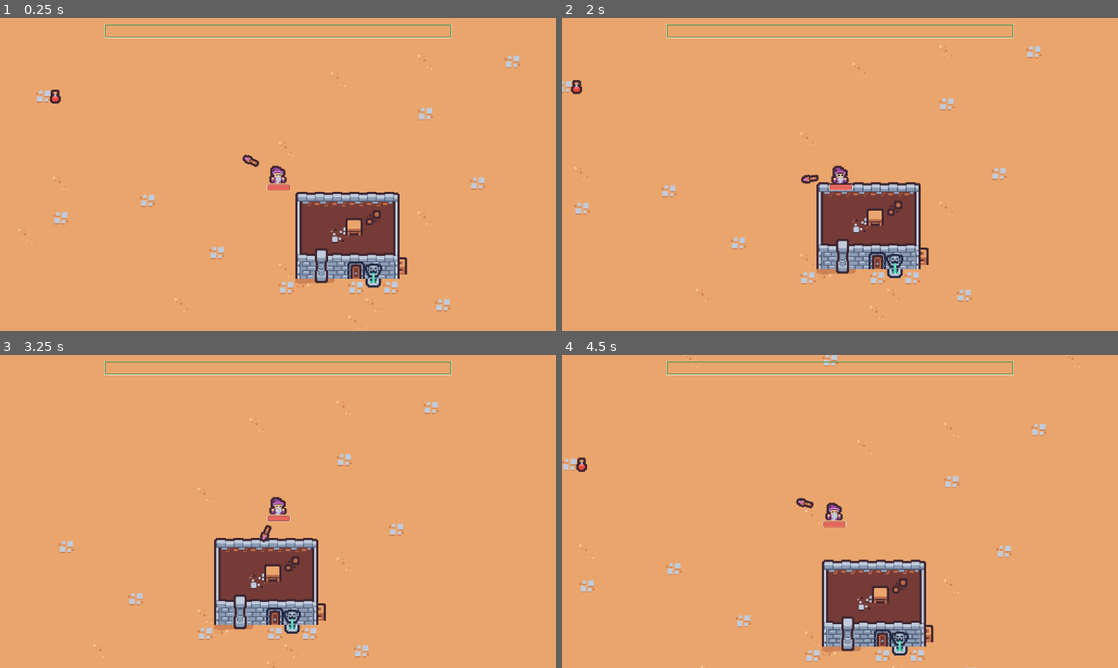
Above: before the commit, frames 1-4 (two rows, left to right).
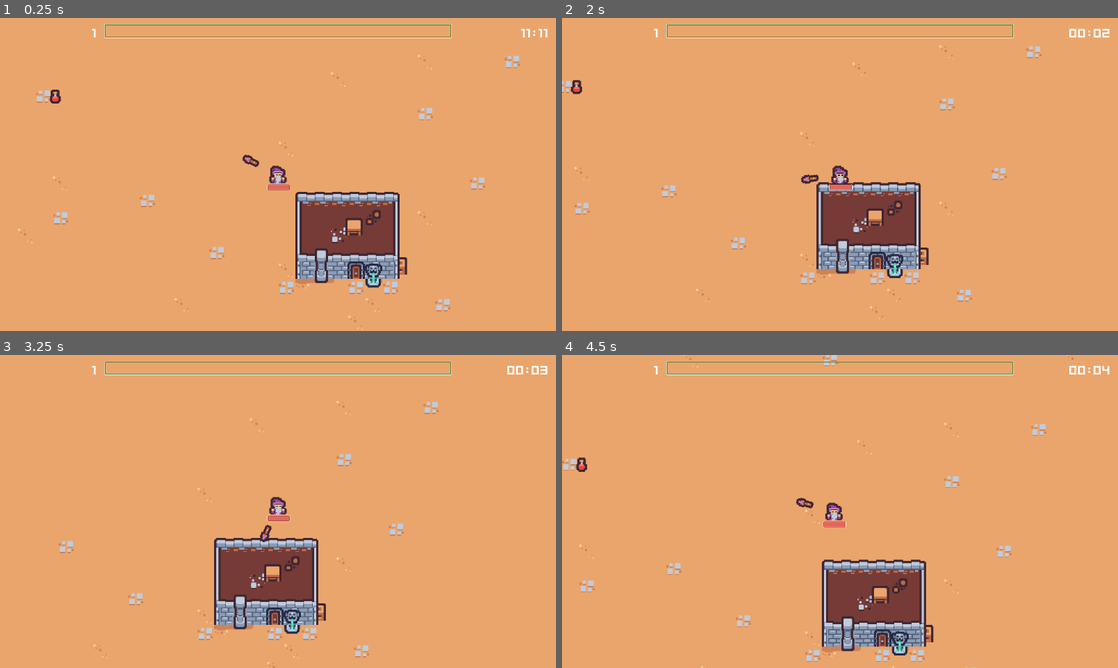
Above: after the commit, the same moments.

Repository: ldrizze/xmgeh
Game: Godot game, scene res://scenes/main.tscn
The game is run twice, just before and just after one commit, with the same random seed, the same clock (stepped at 60 frames per second) and the same inputs.
Inputs (mouse positions are in pixels of both pictures, inside the frame that each line leads up to):
- Up to frame 1 (0.25 s): no input
- Up to frame 2 (2 s): tap Enter at 0.5 s; move the mouse to (962, 158) at 0.52 s; hold D (move_right) 0.53-1.28 s; move the mouse to (728, 190) at 1.27 s; hold S (move_down) from 1.28 s (still down)
- Up to frame 3 (3.25 s): move the mouse to (333, 442) at 2.02 s; release S (move_down) at 2.03 s; hold D (move_right) 2.03-2.78 s; move the mouse to (250, 574) at 2.77 s; hold W (move_up) from 2.78 s (still down)
- Up to frame 4 (4.5 s): move the mouse to (1006, 558) at 3.52 s; release W (move_up) at 3.53 s; hold A (move_left) from 3.53 s (still down); move the mouse to (673, 464) at 4.27 s

The runs differ from the first frame. In frame 1, less than 0.1% of the frame differs, in the area x 16-99%, y 3-7%; in frame 2, 0.1%; in frame 3, 0.1%; in frame 4, 0.1%.

Commit message:
timer UI

Diff:
--- /dev/null
+++ b/UI/HUD.tscn
@@ -0,0 +1,85 @@
+[gd_scene load_steps=9 format=3 uid="uid://dgs1vt4hovtgh"]
+
+[ext_resource type="Theme" uid="uid://doq68ktd7o5fw" path="res://UI/game_theme.tres" id="1_1hx5v"]
+[ext_resource type="Script" path="res://UI/hud.gd" id="1_53x0p"]
+[ext_resource type="Texture2D" uid="uid://b82e0jqq4h8wb" path="res://sprites/xp-bar-over.png" id="1_wvxue"]
+[ext_resource type="Texture2D" uid="uid://dd1i8qp3jt3gj" path="res://sprites/xp-bar-in.png" id="2_y8wki"]
+
+[sub_resource type="LabelSettings" id="LabelSettings_qbugn"]
+font_size = 32
+
+[sub_resource type="LabelSettings" id="LabelSettings_iqh6v"]
+font_size = 32
+
+[sub_resource type="LabelSettings" id="LabelSettings_wec4d"]
+font_size = 32
+
+[sub_resource type="LabelSettings" id="LabelSettings_18ynr"]
+font_size = 32
+
+[node name="Hud" type="Control"]
+layout_mode = 3
+anchors_preset = 15
+anchor_right = 1.0
+anchor_bottom = 1.0
+grow_horizontal = 2
+grow_vertical = 2
+theme = ExtResource("1_1hx5v")
+script = ExtResource("1_53x0p")
+metadata/_edit_horizontal_guides_ = [13.0]
+
+[node name="XP" type="TextureProgressBar" parent="."]
+layout_mode = 1
+anchors_preset = 5
+anchor_left = 0.5
+anchor_right = 0.5
+offset_left = -400.0
+offset_top = 14.0
+offset_right = 400.0
+offset_bottom = 54.0
+grow_horizontal = 2
+texture_over = ExtResource("1_wvxue")
+texture_progress = ExtResource("2_y8wki")
+
+[node name="Time" type="HBoxContainer" parent="."]
+layout_mode = 1
+anchors_preset = 1
+anchor_left = 1.0
+anchor_right = 1.0
+offset_left = -80.0
+offset_top = 13.0
+offset_right = -16.0
+offset_bottom = 53.0
+grow_horizontal = 0
+alignment = 2
+
+[node name="Minutes" type="Label" parent="Time"]
+layout_mode = 2
+text = "11
+"
+label_settings = SubResource("LabelSettings_qbugn")
+
+[node name="Separator" type="Label" parent="Time"]
+layout_mode = 2
+text = ":"
+label_settings = SubResource("LabelSettings_iqh6v")
+
+[node name="Seconds" type="Label" parent="Time"]
+layout_mode = 2
+text = "11
+"
+label_settings = SubResource("LabelSettings_wec4d")
+
+[node name="Level" type="Label" parent="."]
+layout_mode = 1
+anchors_preset = 5
+anchor_left = 0.5
+anchor_right = 0.5
+offset_left = -476.0
+offset_top = 13.0
+offset_right = -416.0
+offset_bottom = 53.0
+grow_horizontal = 2
+text = "999"
+label_settings = SubResource("LabelSettings_18ynr")
+horizontal_alignment = 2
--- /dev/null
+++ b/UI/game_theme.tres
@@ -0,0 +1,14 @@
+[gd_resource type="Theme" load_steps=3 format=3 uid="uid://doq68ktd7o5fw"]
+
+[ext_resource type="FontFile" uid="uid://uw83pdxyffmk" path="res://vendor/Kenney Blocks.ttf" id="1_rhfjy"]
+[ext_resource type="FontFile" uid="uid://c48adqf17qn7b" path="res://vendor/Kenney Mini Square.ttf" id="2_oxp8d"]
+
+[resource]
+/font_sizes/Regular = 16
+/font_sizes/Small = 12
+/font_sizes/Tall = 22
+/fonts/KenneyBlock = ExtResource("1_rhfjy")
+Button/fonts/font = ExtResource("2_oxp8d")
+Label/font_sizes/Large = 32
+Label/font_sizes/Small = 12
+Label/fonts/font = ExtResource("2_oxp8d")
--- /dev/null
+++ b/UI/hud.gd
@@ -0,0 +1,16 @@
+extends Control
+
+class_name GameHUD
+
+func _process(delta):
+	pass
+
+func set_xp(xp: float):
+	$XP.value = xp
+
+func set_level(level: int):
+	$Level.text = str(level)
+
+func set_game_time(minutes: int, seconds: int):
+	$Time/Minutes.text = "%02d" % [minutes]
+	$Time/Seconds.text = "%02d" % [seconds]
--- a/characters/HUD.tscn
+++ /dev/null
@@ -1,27 +0,0 @@
-[gd_scene load_steps=4 format=3 uid="uid://dgs1vt4hovtgh"]
-
-[ext_resource type="Script" path="res://characters/hud.gd" id="1_53x0p"]
-[ext_resource type="Texture2D" uid="uid://b82e0jqq4h8wb" path="res://sprites/xp-bar-over.png" id="1_wvxue"]
-[ext_resource type="Texture2D" uid="uid://dd1i8qp3jt3gj" path="res://sprites/xp-bar-in.png" id="2_y8wki"]
-
-[node name="Hud" type="Control"]
-layout_mode = 3
-anchors_preset = 15
-anchor_right = 1.0
-anchor_bottom = 1.0
-grow_horizontal = 2
-grow_vertical = 2
-script = ExtResource("1_53x0p")
-
-[node name="XP" type="TextureProgressBar" parent="."]
-layout_mode = 1
-anchors_preset = 5
-anchor_left = 0.5
-anchor_right = 0.5
-offset_left = -400.0
-offset_top = 14.0
-offset_right = 400.0
-offset_bottom = 54.0
-grow_horizontal = 2
-texture_over = ExtResource("1_wvxue")
-texture_progress = ExtResource("2_y8wki")
--- a/characters/character_base.gd
+++ b/characters/character_base.gd
@@ -3,12 +3,14 @@
 class_name CharacterBase
 
 signal on_dead
+signal on_level_up(level: int)
 
 @export_category("Movement settings")
 @export var movement_velocity: float = 100
 @export var hp: float = 100.0
 @export var hud: GameHUD
 @export var xp: float = 0.0
+@export var level: int = 1
 
 var _dead: bool = false
 @onready var _max_hp = hp
@@ -77,7 +79,8 @@
 	hud.set_xp(xp)
 
 func level_up():
-	pass
+	level += 1
+	on_level_up.emit(level)
 
 func _update_hp_bar():
 	$Control/HPBar.value = hp
--- a/characters/hud.gd
+++ /dev/null
@@ -1,15 +0,0 @@
-extends Control
-
-class_name GameHUD
-
-func _process(delta):
-	pass
-
-func set_xp(xp: float):
-	$XP.value = xp
-
-func set_level(level: float):
-	pass
-
-func set_game_time(minute: int, second: int):
-	pass
--- a/enemies/enemy_base.gd
+++ b/enemies/enemy_base.gd
@@ -13,6 +13,7 @@
 var _in_damage: bool = false
 var _damage_interval_elapsed_time: float = 0.0
 var _player_dead: bool = false
+var _dead: bool = false
 @onready var _initial_velocity: float = enemy_velocity
 
 func _physics_process(delta):
@@ -53,10 +54,14 @@
 	_character_reference.connect("on_dead", _on_player_dead)
 
 func take_damage(damage: float, _direction: Vector2 = Vector2.ZERO):
+	if hp <= 0: return
+
 	hp -= damage
 	if hp <= 0:
+		_dead = true
 		$DamageShaderPlayer.play("death")
 		_character_reference.gain_xp(xp)
+		$CollisionShape2D.set_deferred("disabled", true)
 	else: $DamageShaderPlayer.play("damage")
 
 func _on_damage_shader_player_animation_finished(anim_name):
--- a/scenes/game_manager.gd
+++ b/scenes/game_manager.gd
@@ -1,6 +1,7 @@
 extends Node
 
 @export var hud: GameHUD
+@export var character: CharacterBase
 
 class GameTime:
 	var seconds: int
@@ -25,6 +26,8 @@
 
 func _ready():
 	_game_time = GameTime.new()
+	character.connect("on_level_up", _on_character_level_up)
+	hud.set_level(character.level)
 
 # Called every frame. 'delta' is the elapsed time since the previous frame.
 func _process(delta):
@@ -33,3 +36,7 @@
 	if _elapsed_game_time >= 1.0:
 		_game_time.inc_seconds()
 		_elapsed_game_time = 0.0
+		hud.set_game_time(_game_time.minutes, _game_time.seconds)
+
+func _on_character_level_up(level: int):
+	hud.set_level(level)
--- a/scenes/main.tscn
+++ b/scenes/main.tscn
@@ -4,7 +4,7 @@
 [ext_resource type="Script" path="res://scenes/main.gd" id="1_tp6n2"]
 [ext_resource type="PackedScene" uid="uid://b3wxwx1rau8ke" path="res://characters/character_base.tscn" id="2_hvxcq"]
 [ext_resource type="PackedScene" uid="uid://c4gv6srb77ne1" path="res://enemies/enemy_spawner.tscn" id="4_026y3"]
-[ext_resource type="PackedScene" uid="uid://dgs1vt4hovtgh" path="res://characters/HUD.tscn" id="4_ne7x5"]
+[ext_resource type="PackedScene" uid="uid://dgs1vt4hovtgh" path="res://UI/HUD.tscn" id="4_ne7x5"]
 [ext_resource type="PackedScene" uid="uid://duukuve0kie1d" path="res://itens/item_base.tscn" id="5_thlpx"]
 [ext_resource type="Script" path="res://scenes/game_manager.gd" id="7_vlsjh"]
 
@@ -43,6 +43,7 @@
 
 [node name="Hud" parent="CanvasLayer" instance=ExtResource("4_ne7x5")]
 
-[node name="GameManager" type="Node" parent="." node_paths=PackedStringArray("hud")]
+[node name="GameManager" type="Node" parent="." node_paths=PackedStringArray("hud", "character")]
 script = ExtResource("7_vlsjh")
 hud = NodePath("../CanvasLayer/Hud")
+character = NodePath("../CharacterBase")
--- a/skills/bullet_base.gd
+++ b/skills/bullet_base.gd
@@ -12,6 +12,7 @@
 var _elapsed_time_alive: float = 0
 var _initial_position: Vector2
 var _colliding: bool = false
+var _hit_enemy: EnemyBase
 
 func _ready():
 	hide()
@@ -32,19 +33,18 @@
 			):
 			queue_free()
 
-func shoot(direction: Vector2):
+func shoot(direction: Vector2, _bullet_number: int = 1):
 	_shot_direction = direction
 	_started = true
 	show()
 
-func _on_area_2d_body_shape_entered(body_rid, body, body_shape_index, local_shape_index):
-	_colliding = true
-
 func _on_area_2d_body_entered(body):
 	_colliding = true
+	if body.has_method("get_collision_layer") and body.get_collision_layer() == 2:
+		_hit_enemy = (body as EnemyBase)
+		if _hit_enemy._dead: _colliding = false
+		else: _hit_enemy.take_damage(damage)
 
-	if body.has_method("get_collision_layer") and body.get_collision_layer() == 2:
-		(body as EnemyBase).take_damage(damage)
 
 func _on_area_2d_area_shape_entered(area_rid, area, area_shape_index, local_shape_index):
 	_colliding = true
--- a/skills/bullets/mage_ball.tscn
+++ b/skills/bullets/mage_ball.tscn
@@ -45,7 +45,7 @@
 }
 
 [node name="BulletBase" type="Node2D"]
-z_index = 3
+z_index = 6
 script = ExtResource("1_1m7nd")
 
 [node name="Sprite2D" type="Sprite2D" parent="."]
@@ -68,4 +68,3 @@
 [connection signal="area_entered" from="Area2D" to="." method="_on_area_2d_area_entered"]
 [connection signal="area_shape_entered" from="Area2D" to="." method="_on_area_2d_area_shape_entered"]
 [connection signal="body_entered" from="Area2D" to="." method="_on_area_2d_body_entered"]
-[connection signal="body_shape_entered" from="Area2D" to="." method="_on_area_2d_body_shape_entered"]
--- a/skills/skill_base.gd
+++ b/skills/skill_base.gd
@@ -3,7 +3,8 @@
 class_name SkillBase
 
 enum ESkillType {
-	BULLET
+	BULLET,
+	POWER
 }
 
 @export var destroy_at_distance: float = 500.0
@@ -38,11 +39,7 @@
 			_spawn_bullet()
 
 func _spawn_bullet():
-	var bullet_instance = bullet_resource.instantiate() as BulletBase
-	bullet_instance._destroy_after_distance = destroy_at_distance
-	bullet_instance._destroy_after_time = destroy_after_s
-	bullet_instance._destroy_on_hit = true
-	bullet_instance.global_position = character_base_instance.get_aim_position()
+	var bullet_instance = _create_bullet_instance()
 	$Bullets.add_child(bullet_instance)
 
 	bullet_instance.shoot(
@@ -51,5 +48,24 @@
 			).normalized() * bullet_velocity
 	)
 
+	if character_base_instance.level >= 2:
+		var second_bullet = _create_bullet_instance()
+		$Bullets.add_child(second_bullet)
+
+		second_bullet.shoot(
+			Vector2.RIGHT.rotated(
+			character_base_instance.get_aim_angle() + deg_to_rad(15)
+			).normalized() * bullet_velocity
+		)
+
 func _on_player_dead():
 	_player_dead = true
+
+func _create_bullet_instance() -> BulletBase:
+	var bullet_instance = bullet_resource.instantiate() as BulletBase
+	bullet_instance._destroy_after_distance = destroy_at_distance
+	bullet_instance._destroy_after_time = destroy_after_s
+	bullet_instance._destroy_on_hit = true
+	bullet_instance.global_position = character_base_instance.get_aim_position()
+	bullet_instance.global_position = character_base_instance.get_aim_position()
+	return bullet_instance
Binary file added: vendor/Kenney Blocks.ttf
Not shown, added: vendor/Kenney Blocks.ttf.import
Binary file added: vendor/Kenney Bold.ttf
Not shown, added: vendor/Kenney Bold.ttf.import
Binary file added: vendor/Kenney Mini Square.ttf
Not shown, added: vendor/Kenney Mini Square.ttf.import
